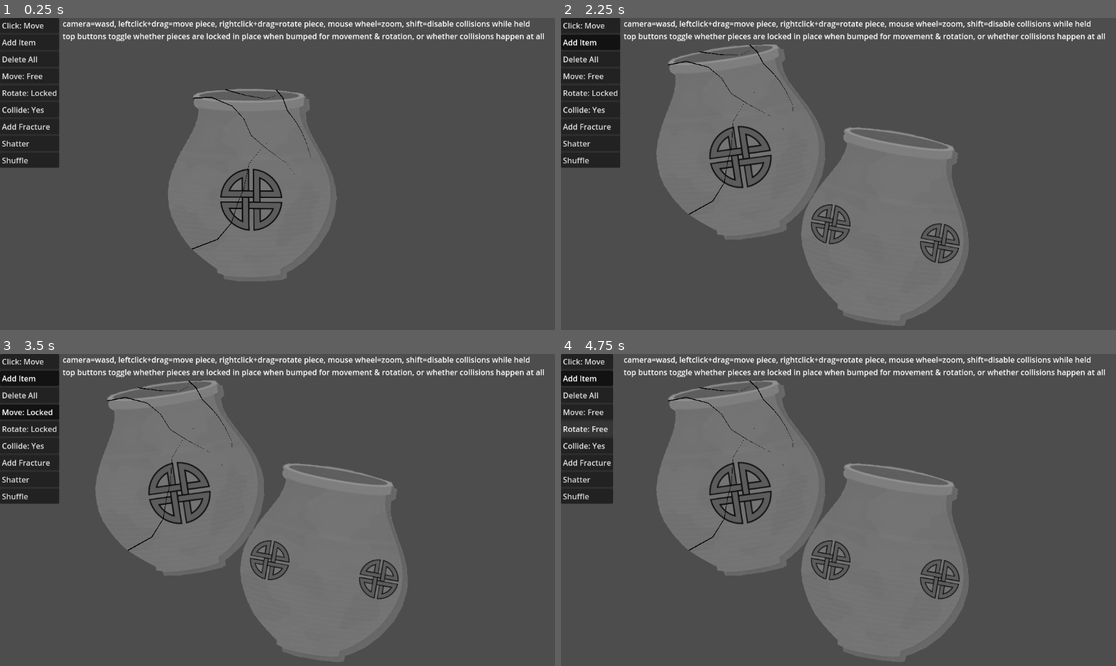
Above: before the commit, frames 1-4 (two rows, left to right).
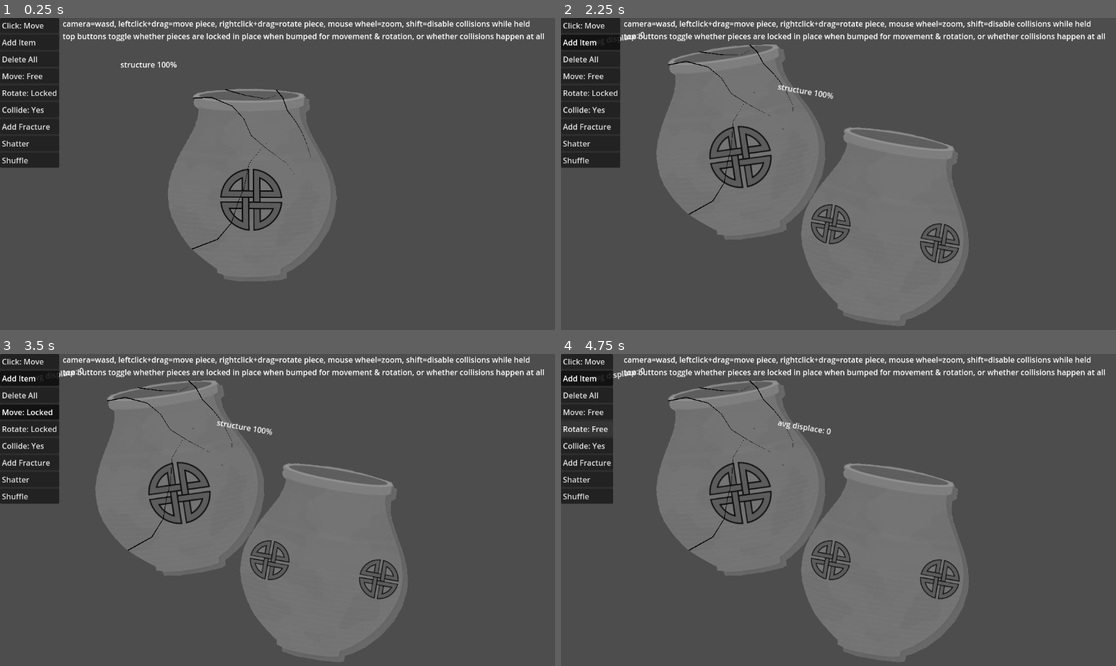
Above: after the commit, the same moments.

Repository: feyrkh/Exploratory
Game: Godot game, scene res://CleaningTable.tscn
Same seed, same stepped clock (60 frames per second), same inputs: the game is played once before the commit and once after it.
Inputs:
- Up to frame 1 (0.25 s): no input
- Up to frame 2 (2.25 s): click "Click: Move" at 0.5 s; click "Click: Glue" at 1.25 s; click "Add Item" at 2 s
- Up to frame 3 (3.5 s): click "Move: Free" at 2.75 s
- Up to frame 4 (4.75 s): click "Move: Locked" at 3.5 s; click "Rotate: Locked" at 4.25 s

The runs differ from the first frame. In frame 1, 0.1% of the frame differs, in the area x 21-32%, y 14-17%; in frame 2, 0.2%; in frame 3, 0.2%; in frame 4, 0.2%, in the area x 6-49%, y 4-26%.

Commit message:
Start of scoring

Diff:
--- a/ArcheologyItem.gd
+++ b/ArcheologyItem.gd
@@ -382,6 +382,15 @@
 	scar.generate_scar(collision.polygon, start_pos, (end_pos-start_pos).length(), start_angle, max_deviation, min_segment_len, max_segment_len)
 	add_scar(scar)
 
+func _calculate_area(polygon) -> float:
+	var off:Vector2 = polygon[-1]
+	var twiceArea:float = 0
+	for i in range(polygon.size()):
+		var p1 = polygon[i-1]
+		var p2 = polygon[i]
+		var f = (p1.x - off.x) * (p2.y - off.y) - (p2.x - off.x) * (p1.y - off.y)
+		twiceArea += f
+	return twiceArea/2
 
 func _find_center() -> Vector2:
 	var off:Vector2 = collision.polygon[0]
@@ -506,3 +515,28 @@
 				#segment_list.append(cur_segment)
 				#cur_segment = []
 	return cur_segment
+
+func recalculate_structure_completion():
+	var result = {}
+	var avg_displacements = 0
+	var num_polygons = 0
+	var total_area = 0
+	for child in get_children():
+		if child is Polygon2D:
+			var total_displacement = 0
+			var num_pts = 0
+			var cur_area = _calculate_area(child.polygon)
+			total_area += cur_area
+			for pt in child.polygon:
+				var actual_pt = child.to_global(pt)
+				var expected_pt = self.to_global(pt)
+				total_displacement += expected_pt.distance_to(actual_pt)
+				num_pts += 1
+			if num_pts > 0:
+				avg_displacements += total_displacement/num_pts * cur_area
+				num_polygons += 1
+	$StructurePct.text = "avg displace: "+str(avg_displacements/total_area)
+
+
+func _on_timer_timeout():
+	recalculate_structure_completion()
--- a/ArcheologyItem.tscn
+++ b/ArcheologyItem.tscn
@@ -37,5 +37,17 @@
 [node name="Glue" type="Node2D" parent="."]
 z_index = 1
 
+[node name="StructurePct" type="Label" parent="."]
+offset_left = -98.0
+offset_top = -61.0
+offset_right = 20.0
+offset_bottom = -38.0
+text = "structure 100%"
+
+[node name="Timer" type="Timer" parent="."]
+wait_time = 2.0
+autostart = true
+
 [connection signal="mouse_shape_entered" from="." to="." method="_on_mouse_shape_entered"]
 [connection signal="mouse_shape_exited" from="." to="." method="_on_mouse_shape_exited"]
+[connection signal="timeout" from="Timer" to="." method="_on_timer_timeout"]
--- a/ItemShardEdgeLine.tscn
+++ b/ItemShardEdgeLine.tscn
@@ -4,10 +4,11 @@
 [ext_resource type="Script" path="res://ItemShardEdge.gd" id="2_5g4ha"]
 
 [sub_resource type="Curve" id="Curve_l5ar3"]
-_data = [Vector2(0, 0.0818621), 0.0, 0.0, 0, 0, Vector2(0.490099, 1), 0.0, 0.0, 0, 0, Vector2(1, 0.0714287), 0.0, 0.0, 0, 0]
+_data = [Vector2(0, 0.130729), 0.0, 0.0, 0, 0, Vector2(0.490099, 1), 0.0, 0.0, 0, 0, Vector2(0.99798, 0.116078), 0.0, 0.0, 0, 0]
 point_count = 3
 
 [node name="Line2D" type="Line2D"]
+width = 15.0
 width_curve = SubResource("Curve_l5ar3")
 default_color = Color(0.454902, 0.192157, 0.137255, 1)
 texture = ExtResource("1_a0b8r")
